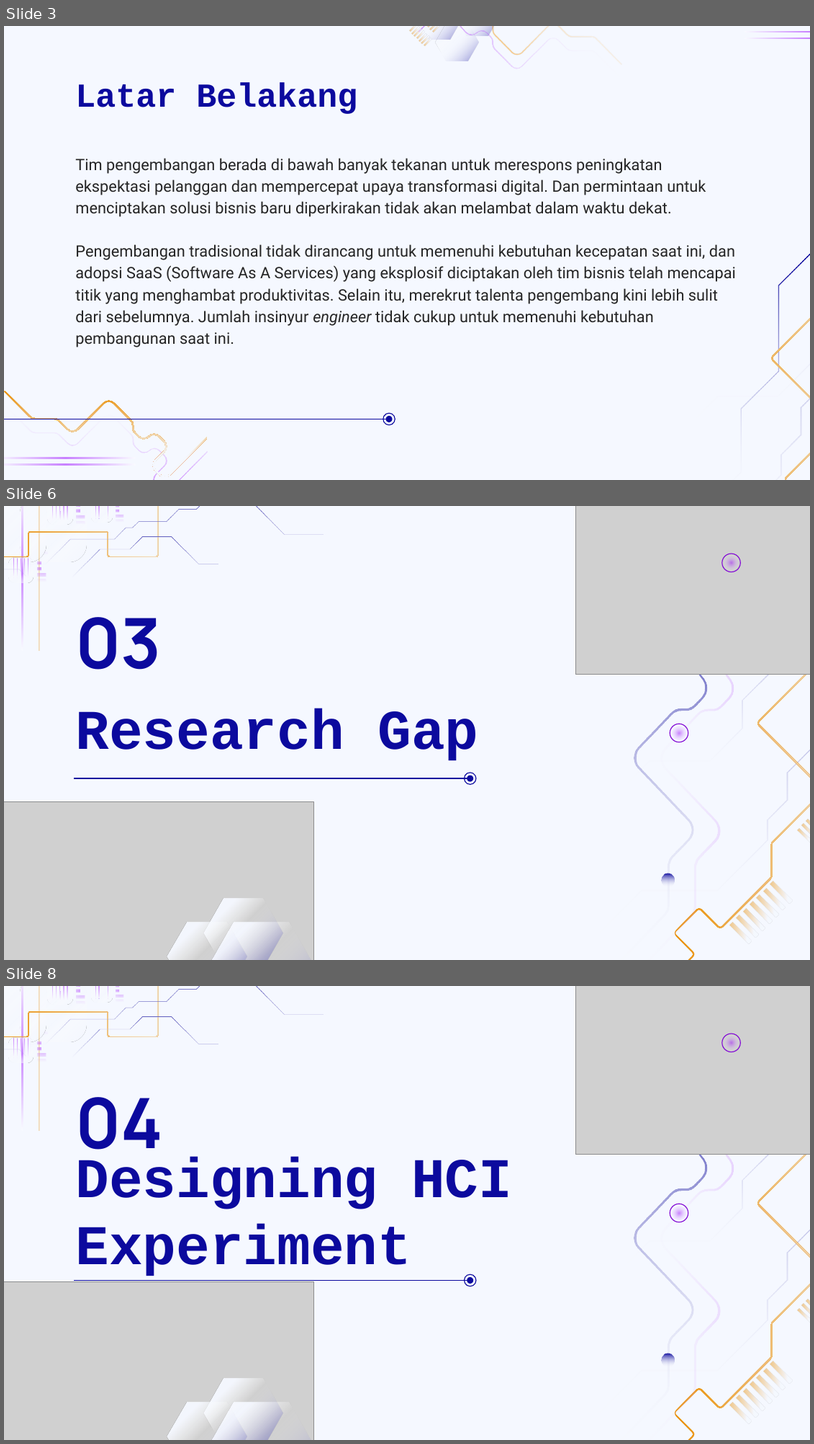
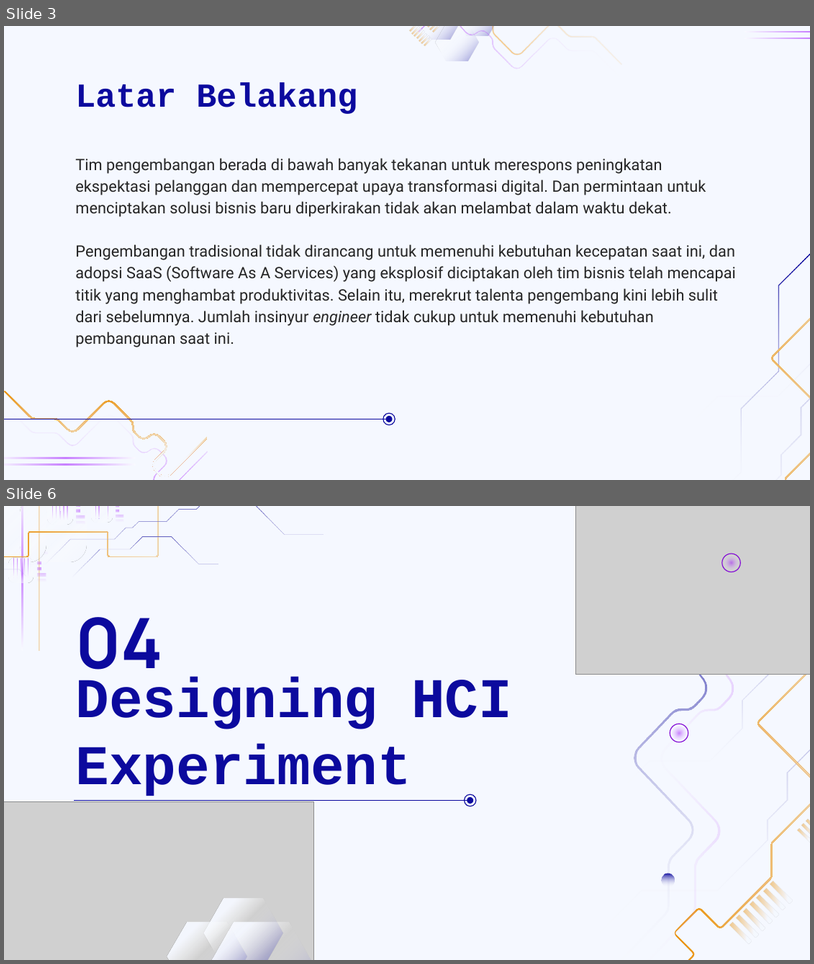
Before and after one commit to tdimk2023p/final-project-nrahmatd, a slide deck: Power Point/Low Code Platform for Improve Human Interaction.pptx. Shown one above the other, each under a label of ours: slides 3, 6 and 8 before the commit, slides 3 and 6 after it; the slides between them are not shown. The pictures are 814x1444 and 814x964 pixels, drawn with LibreOffice and Linux fonts; fonts in the diff are those of the drawing; grey boxes stand for pictures; background and template pictures are left out. Boxes give left, top, right and bottom in pixels: in the first picture for what was removed or moved away, otherwise in the second. Text is boxed around its words. In the diff, an @@ line names an element or a change of style, - is before the commit and + after.

```diff
--- a/Power Point/Low Code Platform for Improve Human Interaction.pptx
+++ b/Power Point/Low Code Platform for Improve Human Interaction.pptx
@@ slide 6 removed at (4, 506, 810, 960), background #F5F8FF; not listed: 28 template elements that a slide beside it also shows @@
@@ title removed at (75, 617, 161, 669) @@
-03
@@ title removed at (75, 708, 478, 760) @@
-Research Gap
@@ line removed from (74, 779) to (468, 779) @@
@@ ellipse removed at (465, 772, 476, 784) @@
@@ ellipse removed at (467, 775, 473, 782) @@
@@ group removed at (576, 506, 810, 960): 15 freeform shapes, 5 ellipses, 1 picture @@
@@ group removed at (4, 802, 317, 960): 3 freeform shapes, 1 picture @@
@@ what was slide 8 is now slide 6 @@
```
Also in this commit, not shown: 8 slides changed, 5 slides added, 1 other slide removed, 4 other files.
